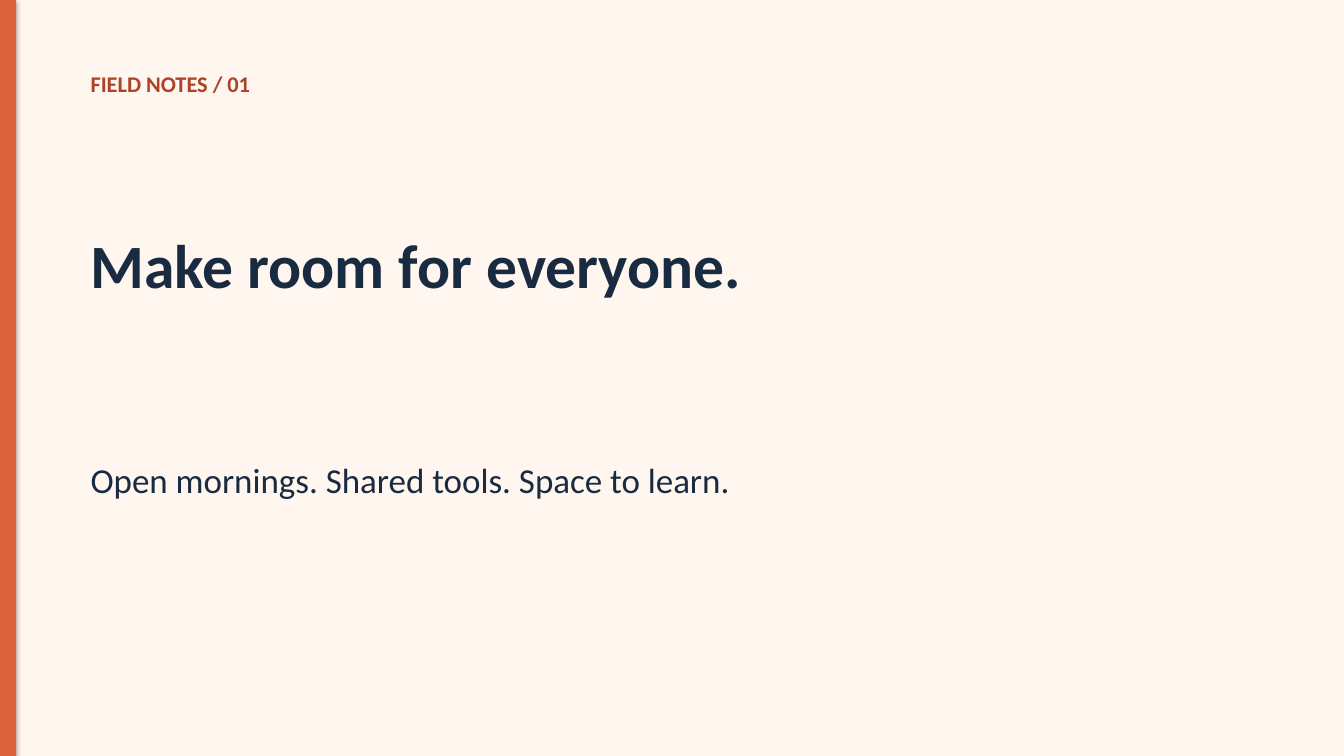
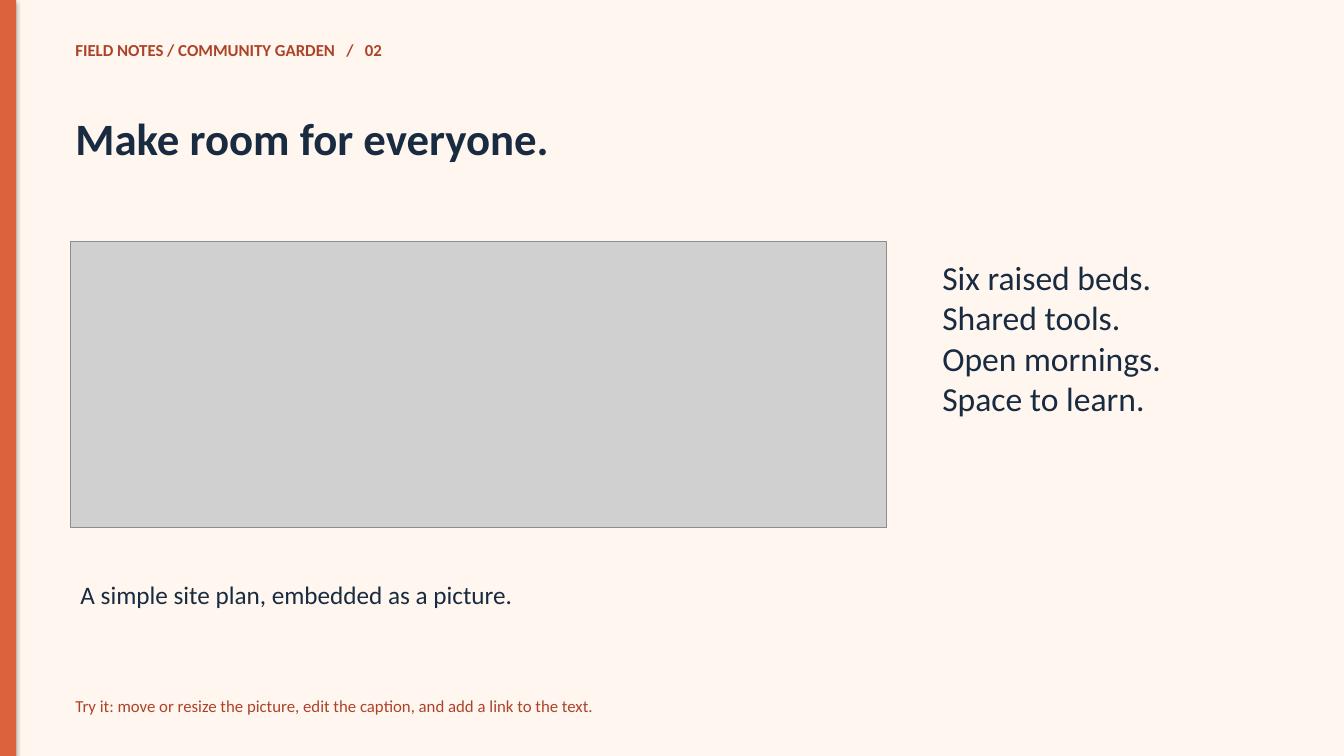
Before and after one commit to starling-build/slides, a slide deck: slide 2 of examples/garden-presentation.pptx. Drawn at 1344x756 pixels with LibreOffice and Linux fonts; fonts in the diff are those of the drawing; grey boxes stand for pictures. Boxes give left, top, right and bottom in pixels: in the first picture for what was removed or moved away, otherwise in the second. Text is boxed around its words. In the diff, an @@ line names an element or a change of style, - is before the commit and + after.

Commit message:
site: OfficeApp --slides @ 06ed9c7a for slides.starling.build

```diff
--- a/examples/garden-presentation.pptx
+++ b/examples/garden-presentation.pptx
@@ text at box(75, 45, 382, 56): text changed; size 16 to 12 pt @@
-FIELD NOTES / 01
+FIELD NOTES / COMMUNITY GARDEN / 02
@@ text "Make room for everyone.": place and size @@
-text "Make room for everyone." at box(91, 244, 740, 298)
+text "Make room for everyone." at box(75, 123, 548, 162)
@@ text "Make room for everyone." at box(75, 123, 548, 162): size 44 to 32 pt @@
@@ picture added at box(71, 242, 887, 527) @@
@@ text at box(942, 266, 1161, 417): text changed; size 25 to 24 pt @@
-Open mornings. Shared tools. Space to learn.
+Six raised beds.
+Shared tools.
+Open mornings.
+Space to learn.
@@ text added at box(80, 586, 512, 608), 18 pt, text #192B40 @@
+A simple site plan, embedded as a picture.
@@ text added at box(75, 700, 593, 715), 12 pt, text #AC4328 @@
+Try it: move or resize the picture, edit the caption, and add a link to the text.
```
Also in this commit, not shown: 3 other slides changed, 5 slides added, 1 other file.
